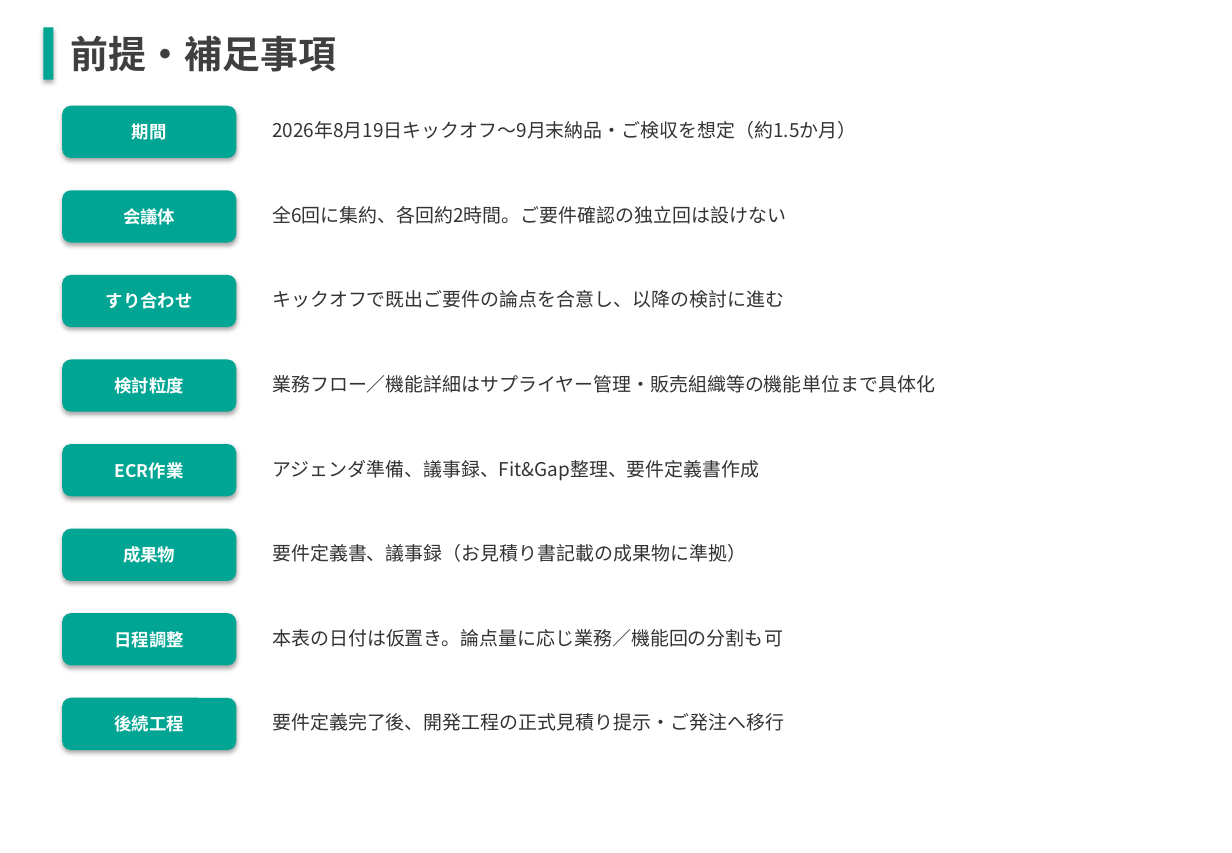
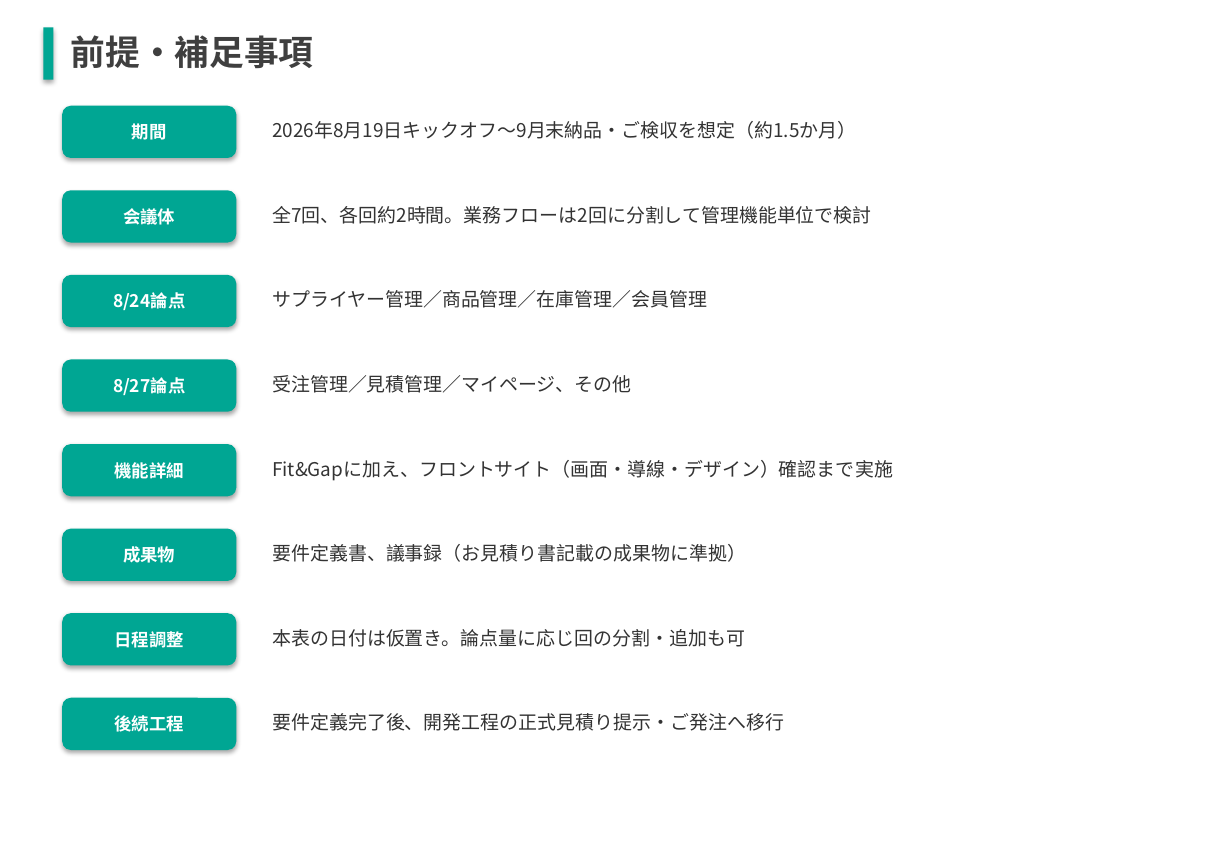
Before and after one commit to kozonoflight/git_tutorial, a slide deck: slide 6 of 要件定義WBS案_20260806.pptx (slide 5 before the commit). Drawn at 1232x853 pixels with LibreOffice and Linux fonts; fonts in the diff are those of the drawing. Boxes give left, top, right and bottom in pixels: in the first picture for what was removed or moved away, otherwise in the second. Text is boxed around its words. In the diff, an @@ line names an element or a change of style, - is before the commit and + after.

```diff
--- a/要件定義WBS案_20260806.pptx
+++ b/要件定義WBS案_20260806.pptx
@@ text "前提・補足事項" at [71,35,314,68]: size 24 to 22 pt @@
@@ text at [272,206,871,224]: text changed @@
-全6回に集約、各回約2時間。ご要件確認の独立回は設けない
+全7回、各回約2時間。業務フローは2回に分割して管理機能単位で検討
@@ text in rounded rectangle at [113,292,185,310]: text changed @@
-すり合わせ
+8/24論点
@@ text at [272,290,707,308]: text changed @@
-キックオフで既出ご要件の論点を合意し、以降の検討に進む
+サプライヤー管理／商品管理／在庫管理／会員管理
@@ text in rounded rectangle at [113,377,185,395]: text changed @@
-検討粒度
+8/27論点
@@ text at [272,375,631,393]: text changed @@
-業務フロー／機能詳細はサプライヤー管理・販売組織等の機能単位まで具体化
+受注管理／見積管理／マイページ、その他
@@ text in rounded rectangle at [114,459,184,482]: text changed @@
-ECR作業
+機能詳細
@@ text at [272,460,893,481]: text changed @@
-アジェンダ準備、議事録、Fit&Gap整理、要件定義書作成
+Fit&Gapに加え、フロントサイト（画面・導線・デザイン）確認まで実施
@@ text at [272,629,745,647]: text changed @@
-本表の日付は仮置き。論点量に応じ業務／機能回の分割も可
+本表の日付は仮置き。論点量に応じ回の分割・追加も可
```
Also in this commit, not shown: 2 other slides changed, 2 slides added, 1 slide removed.
